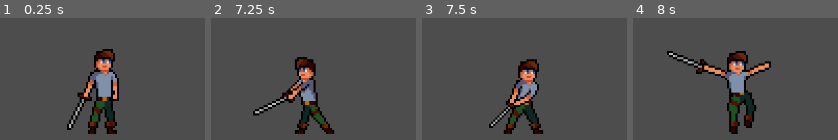
Above: before the commit, frames 1-4 (left to right).
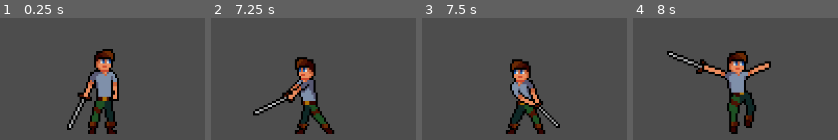
Above: after the commit, the same moments.

Repository: DoggyRuff6132/frame-data-combat-system
Game: Godot game, scene res://sample_scene.tscn
Same seed, same stepped clock (60 frames per second), same inputs: the game is played once before the commit and once after it.
Inputs (mouse positions are in pixels of both pictures, inside the frame that each line leads up to):
- Up to frame 1 (0.25 s): no input
- Up to frame 2 (7.25 s): tap Enter (ui_accept) at 0.5, 0.77, 1.52, 3.02, 3.77, 4.25, 4.52, 6.02, 6.5, 6.77 s; move the mouse to (outside the picture) at 0.52 s; hold Right (ui_right) 0.53-2.03 s; click (outside the picture) at 0.6 s; move the mouse to (outside the picture) at 1.27 s; click (outside the picture) at 1.35 s; move the mouse to (outside the picture) at 2.02 s; hold Left (ui_left) 2.03-2.78 s; click (outside the picture) at 2.1 s; move the mouse to (outside the picture) at 2.77 s; hold Right (ui_right) 2.78-4.28 s; click (outside the picture) at 2.85 s; move the mouse to (outside the picture) at 3.52 s; click (outside the picture) at 3.6 s; move the mouse to (outside the picture) at 4.27 s; hold Left (ui_left) 4.28-5.03 s; click (outside the picture) at 4.35 s; move the mouse to (352, 89) at 5.02 s; hold Right (ui_right) 5.03-5.78 s; click (352, 89) at 5.1 s; move the mouse to (outside the picture) at 5.77 s; hold Left (ui_left) from 5.78 s (still down); click (outside the picture) at 5.85 s; move the mouse to (outside the picture) at 6.52 s; click (outside the picture) at 6.6 s
- Up to frame 3 (7.5 s): move the mouse to (outside the picture) at 7.27 s; release Left (ui_left) at 7.28 s; hold Right (ui_right) from 7.28 s (still down); click (outside the picture) at 7.35 s
- Up to frame 4 (8 s): keep holding Right (ui_right); tap Enter (ui_accept) at 7.52 s

Frames 1-2 are identical in both runs. In frame 3, 8.0% of the frame differs, in the area x 32-68%, y 33-96%; in frame 4, nothing differs.

Commit message:
You can hit david

Diff:
--- a/AttackFrameData.gd
+++ b/AttackFrameData.gd
@@ -20,12 +20,16 @@
 var in_game_frame_number = 0
 
 var attack_frames = []
+var already_attacked = []
 
 # Called when the node enters the scene tree for the first time.
 func _ready() -> void:
 	#change these depending on default hitboxes
-	collision_layer = 1
-	collision_mask = 1
+	set_collision_layer_value(3, true)
+	set_collision_mask_value(6, true)
+
+	for child in get_children():
+		child.disabled = true
 
 	in_game_frame_number = 0
 
@@ -47,11 +51,7 @@
 	for i in width+1:
 		attack_frames.append([])
 
-	print(width)
-	print(height)
-
 	for child in children:
-		print(name + " " + str(child.attack_frame_number))
 		attack_frames[child.attack_frame_number].insert(child.hitbox_number, child)
 		child.visible = false
 
@@ -73,19 +73,23 @@
 
 func ResetFrameNumber():
 	in_game_frame_number = 0
+	already_attacked.clear()
 
 func NextFrame():
 	if in_game_frame_number != 0:
 		var previous_frame = attack_frames[in_game_frame_number-1]
 		for i in range(previous_frame.size()):
-			previous_frame[i].visible = false
+			var hitbox = previous_frame[i]
+			hitbox.visible = false
+			hitbox.disabled = true
 
 	var current_frame = attack_frames[in_game_frame_number]
 	for i in range(current_frame.size()):
-		current_frame[i].visible = true
+		var hitbox = current_frame[i]
+		hitbox.visible = true
+		hitbox.disabled = false
 
 	in_game_frame_number += 1
-
 
 func AddFrameData() -> Array:
 	var colliders = []
@@ -112,7 +116,6 @@
 	add_empty_frame_data = false
 	return colliders
 
-
 func RemoveFrame(frame : int, hitbox : int):
 	if hitbox == -1:
 		for hitbox_frame in attack_frames[frame]:
@@ -178,10 +181,25 @@
 	if value:
 		for child in get_children():
 			child.visible = true
-	hide_all = false
+			child.disabled = false
+	show_all = false
 
 func HideAll(value):
 	if value:
 		for child in get_children():
 			child.visible = false
+			child.disabled = true
 	hide_all = false
+
+func AlreadyAttackedBody(body, multi_hit_number) -> bool:
+	if already_attacked.size() > multi_hit_number:
+		for target in already_attacked[multi_hit_number]:
+			if body == target:
+				return true
+
+		already_attacked[multi_hit_number].append(body)
+	else:
+		already_attacked.append([body])
+
+	print("hit " + name)
+	return false
--- a/AttackFrameDataCollider.gd
+++ b/AttackFrameDataCollider.gd
@@ -2,8 +2,10 @@
 extends CollisionShape2D
 class_name AttackFrameDataCollider
 
-@export var attack_frame_number : int
-@export var hitbox_number : int
+@export var attack_frame_number : int #if there are multiple active frames.
+@export var multi_hit_number : int #one attack can damage multiple times, this is an identifier
+@export var hit_priority : int = 100 #if two attack frames hit at the same time, higher hit priority does damage
+@export var hitbox_number : int # if one active frame has multiple hitboxes.
 
 @export_category("buttons")
 @export var remove_frame: bool : set = set_remove_frame
@@ -20,7 +22,13 @@
 @export var impact_multiplier = 1
 #@export var debuff
 
-#var attack_frame_data_parent
+
+func _ready():
+	get_parent().body_entered.connect(hit_enemy_with_attack)
+
+
+func hit_enemy_with_attack(enemy):
+	get_parent().AlreadyAttackedBody(enemy, multi_hit_number)
 
 func set_remove_frame(value):
 	if value == true:
--- a/attack_holder.gd
+++ b/attack_holder.gd
@@ -1,16 +1,13 @@
 extends Node2D
 class_name AttackHolder
 var attacking = false
+
+@export var sprite : Sprite2D
 
 var attack_number = 0
 @onready var attacks = get_children()
 
 @export var animation_player : AnimationPlayer
-
-# Called when the node enters the scene tree for the first time.
-func _ready() -> void:
-	pass # Replace with function body.
-
 
 # Called every frame. 'delta' is the elapsed time since the previous frame.
 func _process(delta: float) -> void:
@@ -18,6 +15,8 @@
 		animation_player.play("MeleeAttacks/" + str(attacks[attack_number].animation_name))
 		set_attack_active(true)
 		NextAttack()
+
+	scale.x = -1 if sprite.flip_h else 1
 
 func NextAttack():
 	attack_number += 1
--- a/player.tscn
+++ b/player.tscn
@@ -629,6 +629,7 @@
 height = 22.0
 
 [node name="Player" type="CharacterBody2D"]
+collision_mask = 59
 script = ExtResource("1_bihfk")
 
 [node name="Camera2D" type="Camera2D" parent="."]
@@ -655,11 +656,14 @@
 [node name="CollisionShape2D" type="CollisionShape2D" parent="."]
 shape = SubResource("CapsuleShape2D_y3rrh")
 
-[node name="AttackHolder" type="Node2D" parent="." node_paths=PackedStringArray("animation_player")]
+[node name="AttackHolder" type="Node2D" parent="." node_paths=PackedStringArray("sprite", "animation_player")]
 script = ExtResource("6_yreqj")
+sprite = NodePath("../AnimationHandler/Sprite2D")
 animation_player = NodePath("../AnimationHandler/AnimationPlayer")
 
 [node name="Thrust" type="Area2D" parent="AttackHolder"]
+collision_layer = 4
+collision_mask = 32
 script = ExtResource("8_skvb4")
 animation_name = "Thrust"
 
@@ -670,6 +674,8 @@
 shape = SubResource("CapsuleShape2D_xin0n")
 debug_color = Color(1, 0, 0, 0.313726)
 script = ExtResource("9_kx5w3")
+multi_hit_number = null
+hit_priority = null
 
 [node name="1-single_frame" type="CollisionShape2D" parent="AttackHolder/Thrust"]
 visible = false
@@ -679,6 +685,8 @@
 debug_color = Color(1, 0, 0, 0.313726)
 script = ExtResource("9_kx5w3")
 attack_frame_number = 1
+multi_hit_number = null
+hit_priority = null
 
 [node name="2-single_frame" type="CollisionShape2D" parent="AttackHolder/Thrust"]
 visible = false
@@ -688,8 +696,12 @@
 debug_color = Color(1, 0, 0, 0.313726)
 script = ExtResource("9_kx5w3")
 attack_frame_number = 2
+multi_hit_number = null
+hit_priority = null
 
 [node name="Slash" type="Area2D" parent="AttackHolder"]
+collision_layer = 4
+collision_mask = 32
 script = ExtResource("8_skvb4")
 animation_name = "Slash"
 
@@ -700,6 +712,8 @@
 shape = SubResource("CapsuleShape2D_qfc28")
 debug_color = Color(1, 0, 0, 0.313726)
 script = ExtResource("9_kx5w3")
+multi_hit_number = null
+hit_priority = null
 
 [node name="1-single_frame" type="CollisionShape2D" parent="AttackHolder/Slash"]
 visible = false
@@ -708,8 +722,12 @@
 debug_color = Color(1, 0, 0, 0.313726)
 script = ExtResource("9_kx5w3")
 attack_frame_number = 1
+multi_hit_number = null
+hit_priority = null
 
 [node name="Slice" type="Area2D" parent="AttackHolder"]
+collision_layer = 4
+collision_mask = 32
 script = ExtResource("8_skvb4")
 animation_name = "Slice"
 
@@ -719,6 +737,8 @@
 shape = SubResource("CapsuleShape2D_uku03")
 debug_color = Color(1, 0, 0, 0.313726)
 script = ExtResource("9_kx5w3")
+multi_hit_number = null
+hit_priority = null
 
 [node name="1-single_frame" type="CollisionShape2D" parent="AttackHolder/Slice"]
 position = Vector2(30, -13)
@@ -726,5 +746,7 @@
 debug_color = Color(1, 0, 0, 0.313726)
 script = ExtResource("9_kx5w3")
 attack_frame_number = 1
+multi_hit_number = null
+hit_priority = null
 
 [connection signal="animation_finished" from="AnimationHandler/AnimationPlayer" to="AnimationHandler" method="_on_animation_player_animation_finished"]
--- a/player_animator.gd
+++ b/player_animator.gd
@@ -10,13 +10,12 @@
 var played_jump_trans = false
 var played_fall_trans = false
 
-var is_attacking = false
-
 func _process(delta: float) -> void:
-	if player.direction == 1:
-		sprite.flip_h = false
-	elif player.direction == -1:
-		sprite.flip_h = true
+	if !attack_holder.attacking:
+		if player.direction == 1:
+			sprite.flip_h = false
+		elif player.direction == -1:
+			sprite.flip_h = true
 
 	if not attack_holder.get_attacking():
 		if player.velocity.y < -jump_deadzone:
--- a/project.godot
+++ b/project.godot
@@ -38,3 +38,12 @@
 "events": [Object(InputEventMouseButton,"resource_local_to_scene":false,"resource_name":"","device":-1,"window_id":0,"a …(257 unchanged characters)…
 ]
 }
+
+[layer_names]
+
+2d_physics/layer_1="Player"
+2d_physics/layer_2="Ground"
+2d_physics/layer_3="PlayerAttack"
+2d_physics/layer_4="EnemyAttack"
+2d_physics/layer_5="NeutralAttack"
+2d_physics/layer_6="Enemy"
--- a/sample_scene.tscn
+++ b/sample_scene.tscn
@@ -1,13 +1,17 @@
-[gd_scene load_steps=3 format=3 uid="uid://dgyl1a2hw5nc7"]
+[gd_scene load_steps=4 format=3 uid="uid://dgyl1a2hw5nc7"]
 
 [ext_resource type="PackedScene" uid="uid://b8km3wk4ifl2x" path="res://player.tscn" id="1_swluy"]
 
 [sub_resource type="RectangleShape2D" id="RectangleShape2D_8u107"]
 size = Vector2(431, 20)
 
+[sub_resource type="CircleShape2D" id="CircleShape2D_7uqq2"]
+
 [node name="SampleScene" type="Node2D"]
 
 [node name="floor" type="StaticBody2D" parent="."]
+collision_layer = 2
+collision_mask = 63
 
 [node name="CollisionShape2D" type="CollisionShape2D" parent="floor"]
 position = Vector2(-0.5, 0)
@@ -15,3 +19,11 @@
 
 [node name="Player" parent="." instance=ExtResource("1_swluy")]
 position = Vector2(-1, -33)
+
+[node name="David the Circle" type="CharacterBody2D" parent="."]
+position = Vector2(49, -35)
+collision_layer = 32
+collision_mask = 63
+
+[node name="CollisionShape2D" type="CollisionShape2D" parent="David the Circle"]
+shape = SubResource("CircleShape2D_7uqq2")
